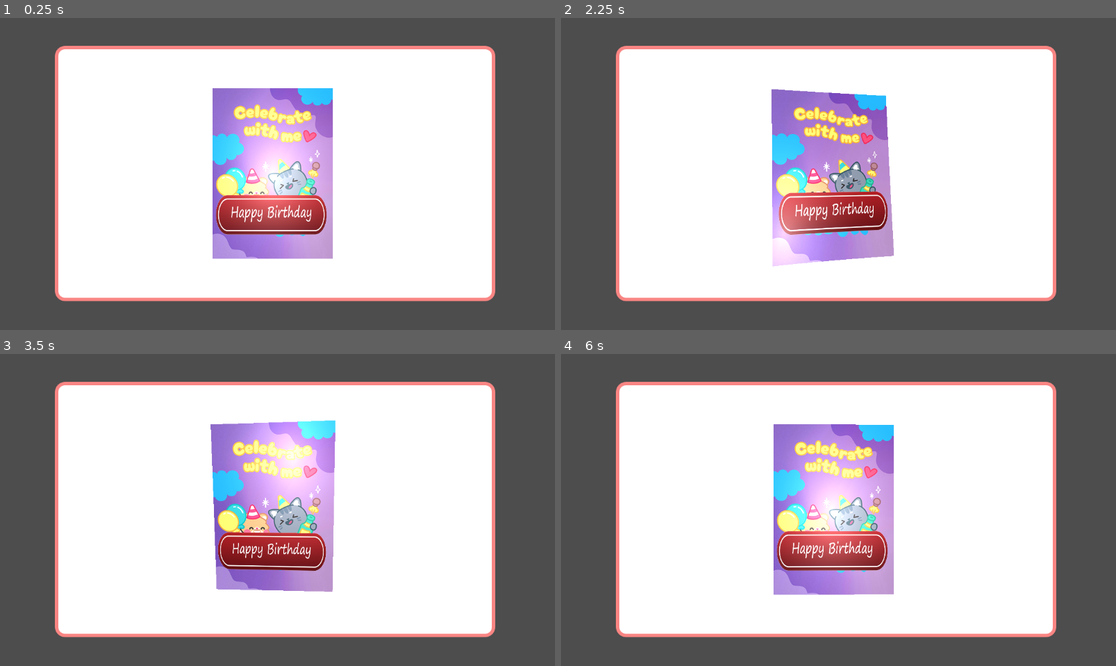
Above: before the commit, frames 1-4 (two rows, left to right).
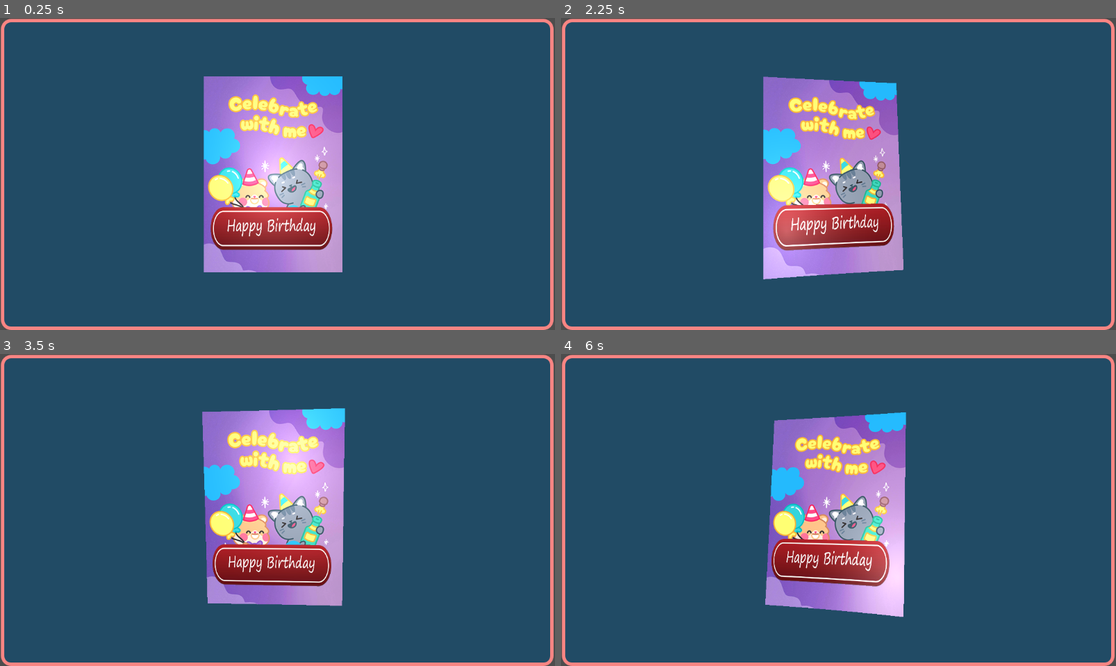
Above: after the commit, the same moments.

Repository: knowercoder/3D-Hover-Shader
Game: Godot game, scene res://Scenes/Hover3D_Advanced.tscn
Two runs of this game, one before a commit and one after it. Both use one fixed random seed, a clock stepped at 60 frames per second and the inputs below.
Inputs (mouse positions are in pixels of both pictures, inside the frame that each line leads up to):
- Up to frame 1 (0.25 s): no input
- Up to frame 2 (2.25 s): tap Enter at 0.5, 2 s; move the mouse to (960, 158) at 0.52 s; tap Space at 1.25 s; move the mouse to (727, 189) at 1.27 s; move the mouse to (894, 105) at 2.02 s
- Up to frame 3 (3.5 s): tap Space at 2.75 s; move the mouse to (249, 572) at 2.77 s
- Up to frame 4 (6 s): tap Enter at 3.5 s; move the mouse to (1005, 556) at 3.52 s; tap Space at 4.25 s; move the mouse to (672, 463) at 4.27 s; move the mouse to (866, 510) at 5.02 s; move the mouse to (755, 432) at 5.77 s

The runs differ from the first frame. In frame 1, 95% of the frame differs, in the area x 0-100%, y 0-100%; in frame 2, 95%; in frame 3, 95%; in frame 4, 96%.

Commit message:
fixed minor bugs

Diff:
--- a/Scenes/Hover3D_Advanced.tscn
+++ b/Scenes/Hover3D_Advanced.tscn
@@ -6,7 +6,7 @@
 [ext_resource type="Script" uid="uid://0sj48v4o0iyw" path="res://Scripts/Hover3D.gd" id="3_igksg"]
 
 [sub_resource type="StyleBoxFlat" id="StyleBoxFlat_077hx"]
-bg_color = Color(1, 1, 1, 1)
+bg_color = Color(0.129412, 0.294118, 0.396078, 1)
 border_width_left = 7
 border_width_top = 7
 border_width_right = 7
@@ -20,32 +20,36 @@
 [sub_resource type="ShaderMaterial" id="ShaderMaterial_igksg"]
 shader = ExtResource("1_i5sfs")
 shader_parameter/_tilt_Scale = 0.3
+shader_parameter/_mainTint = Color(1, 1, 1, 1)
 shader_parameter/_texPos = Vector4(0.1, 0.1, 0.8, 0.8)
-shader_parameter/_isSpecularLight = true
-shader_parameter/_speularLightIntensity = 0.5
-shader_parameter/_speularLightPower = 3.0
+shader_parameter/_zDist = 0.0
 shader_parameter/_isSecondTex = true
 shader_parameter/_secondTex = ExtResource("2_yae86")
-shader_parameter/_texPos2 = Vector4(0.16, 3.19, 0.655, -3.3)
+shader_parameter/_secondTint = Color(1, 1, 1, 1)
+shader_parameter/_texPos2 = Vector4(0.15, 0.63, 0.68, 0.17)
 shader_parameter/_zDist2 = 0.06
+shader_parameter/_isSpecularLight = true
+shader_parameter/_speularLightIntensity = 0.3
+shader_parameter/_speularLightPower = 3.0
 shader_parameter/_mousePos = Vector2(0, 0)
 
 [node name="Node2D" type="Node2D"]
 
 [node name="Panel" type="Panel" parent="."]
-offset_left = 114.0
-offset_top = 58.0
-offset_right = 1028.0
-offset_bottom = 588.0
+offset_left = 2.0
+offset_top = 2.0
+offset_right = 1149.0
+offset_bottom = 648.0
 theme_override_styles/panel = SubResource("StyleBoxFlat_077hx")
 
 [node name="TextureRect" type="TextureRect" parent="Panel"]
 material = SubResource("ShaderMaterial_igksg")
 layout_mode = 0
-offset_left = 302.0
-offset_top = 53.0
-offset_right = 602.0
-offset_bottom = 477.0
+offset_left = 385.0
+offset_top = 68.0
+offset_right = 685.0
+offset_bottom = 492.0
+scale = Vector2(1.2, 1.2)
 texture = ExtResource("2_mwl0d")
 expand_mode = 1
 script = ExtResource("3_igksg")
--- a/Shaders/Hover3D_Advanced.gdshader
+++ b/Shaders/Hover3D_Advanced.gdshader
@@ -2,22 +2,19 @@
 
 group_uniforms hover;
 uniform float _tilt_Scale = 0.25;
+uniform vec4 _mainTint : source_color = vec4(1, 1, 1, 1);
 /**
 * secondary texture position, width and height
 * X, Y = postion ((0, 0)start pos at top left) // z, w = width and height
 */
 uniform vec4 _texPos = vec4(0, 0, 1, 1);
-group_uniforms;
-
-group_uniforms specular_highlight;
-uniform bool _isSpecularLight = false;
-uniform float _speularLightIntensity = 0.5;
-uniform float _speularLightPower = 3.0;
+uniform float _zDist : hint_range(0., 0.1) = 0;
 group_uniforms;
 
 group_uniforms secondary_ui;
 uniform bool _isSecondTex;
 uniform sampler2D _secondTex : source_color, repeat_disable;
+uniform vec4 _secondTint : source_color = vec4(1, 1, 1, 1);
 /**
 * secondary texture position, width and height
 * X, Y = postion ((0, 0)start pos at top left) // z, w = width and height
@@ -26,7 +23,13 @@
 /**
 * depth
 */
-uniform float _zDist2 = 0;
+uniform float _zDist2 : hint_range(0., 0.1) = 0;
+group_uniforms;
+
+group_uniforms specular_highlight;
+uniform bool _isSpecularLight = false;
+uniform float _speularLightIntensity = 0.5;
+uniform float _speularLightPower = 3.0;
 group_uniforms;
 
 group_uniforms others;
@@ -100,19 +103,20 @@
 	float tiltAngleZ = 0.; //no rotation along Z-axis, so the angle is zero
 	mat3 rotation = rotateMatrix(tiltAngleX, tiltAngleY, tiltAngleZ);
 
-	vec2 uv = transformUV(vec3(centeredCoord, 0.), rotation, UV);
-	uv = uv * (2. - _texPos.zw) - _texPos.xy;
+	vec2 uv = transformUV(vec3(centeredCoord, _zDist), rotation, UV);
+	uv = (uv - _texPos.xy) / _texPos.zw;
+	vec4 texCol = texture(TEXTURE, uv) * _mainTint;
+	texCol.a = IsOutofBounds(uv) ? 0. : texCol.a;
 
-	vec2 uv2 = transformUV(vec3(centeredCoord, _zDist2), rotation, UV);
-	uv2 = uv2 * (2. - _texPos2.zw) - _texPos2.xy;
+	vec4 secondTexCol = vec4(0.0);
+	if(_isSecondTex){
+		vec2 uv2 = transformUV(vec3(centeredCoord, _zDist + _zDist2), rotation, UV);
+		uv2 = (uv2 - _texPos2.xy) / _texPos2.zw;
+		secondTexCol = texture(_secondTex, uv2) * _secondTint;
+		secondTexCol.a = IsOutofBounds(uv2) ? 0. : secondTexCol.a;
+	}
 
-    vec4 texCol = texture(TEXTURE, uv);
-	vec4 secondTexCol = texture(_secondTex, uv2);
-
-	texCol.a = IsOutofBounds(uv) ? 0. : texCol.a;
-	secondTexCol.a = IsOutofBounds(uv2) ? 0. : secondTexCol.a;
 	vec4 finalCol = mix(texCol, secondTexCol, secondTexCol.a);
-	finalCol = _isSecondTex ? finalCol : texCol;
 
 	//specular light
 	float specularvalue = pow(clamp(1.0 - length(uv - 0.5 + mouseoffset), 0.0, 1.0), _speularLightPower) * _speularLightIntensity;
